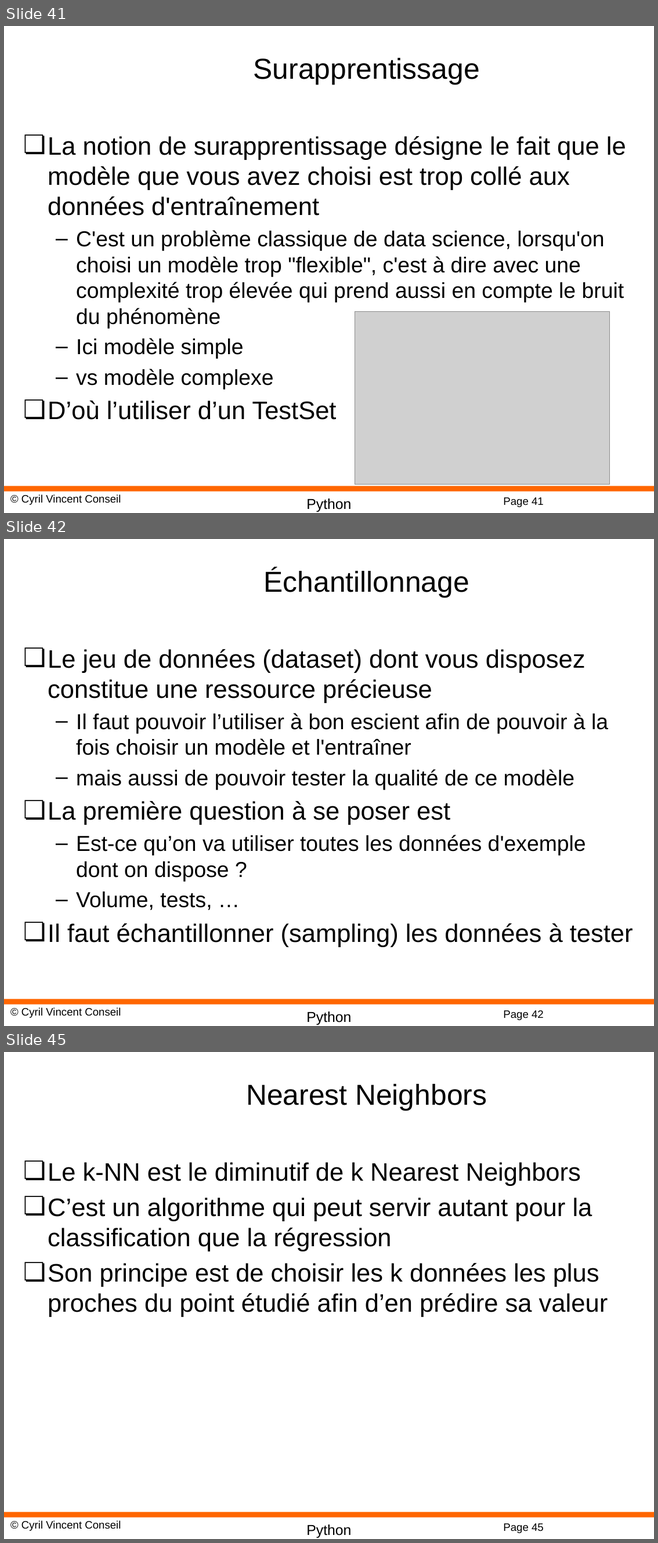
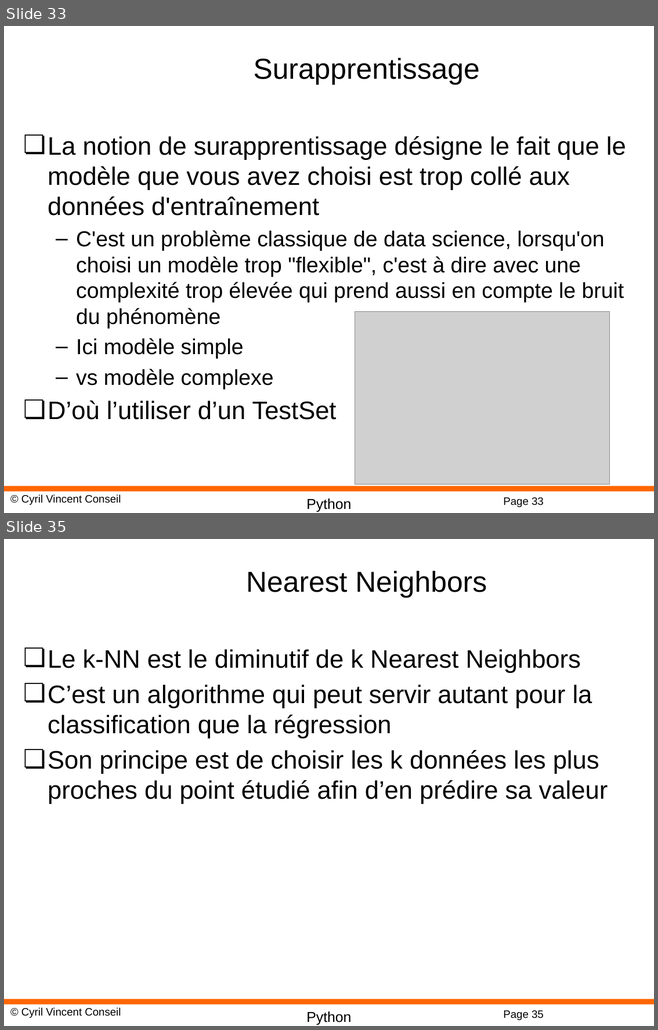
Before and after one commit to cyrilvincent/IA-LLM, a slide deck: AI04-MachineLearning.pptx. Shown one above the other, each under a label of ours: slides 41, 42 and 45 before the commit, slides 33 and 35 after it; the slides between them are not shown. The pictures are 658x1543 and 658x1030 pixels, drawn with LibreOffice and Linux fonts; fonts in the diff are those of the drawing; grey boxes stand for pictures; background and template pictures are left out. Boxes give left, top, right and bottom in pixels: in the first picture for what was removed or moved away, otherwise in the second. Text is boxed around its words. In the diff, an @@ line names an element or a change of style, - is before the commit and + after.

```diff
--- a/AI04-MachineLearning.pptx
+++ b/AI04-MachineLearning.pptx
@@ slide 42 removed at [4,539,654,1026], background #FFFFFF; not listed: 4 template elements that a slide beside it also shows @@
@@ title removed at [264,569,469,598] @@
-Échantillonnage
@@ text removed at [48,649,633,947] @@
-❏ Le jeu de données (dataset) dont vous disposez constitue une ressource précieuse
-  – Il faut pouvoir l’utiliser à bon escient afin de pouvoir à la fois choisir un modèle et l'entraîner
-  – mais aussi de pouvoir tester la qualité de ce modèle
-❏ La première question à se poser est
-  – Est-ce qu’on va utiliser toutes les données d'exemple dont on dispose ?
-  – Volume, tests, …
-❏ Il faut échantillonner (sampling) les données à tester
@@ what was slide 41 is now slide 33 @@
@@ page number at [503,498,543,507]: text changed @@
-Page 41
+Page 33
@@ what was slide 45 is now slide 35 @@
@@ page number at [503,1011,543,1020]: text changed @@
-Page 45
+Page 35
```
Also in this commit, not shown: 2 slides changed, 19 other slides removed, 15 other files.
